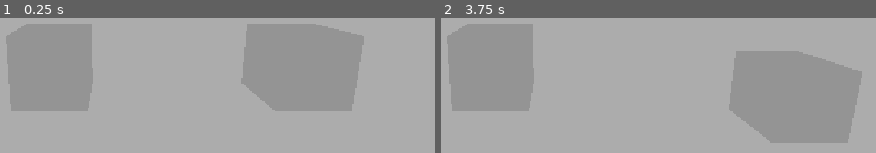
Above: before the commit, frames 1-2 (left to right).
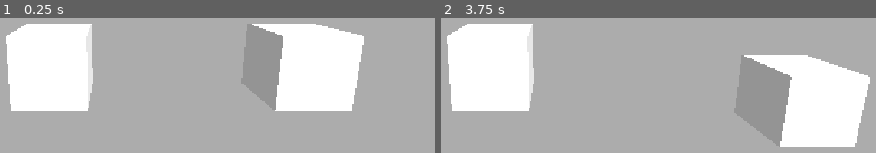
Above: after the commit, the same moments.

Repository: ariandres11/snap_game
Game: Godot game, scene res://Scenes/testing_scene.tscn
Two runs of this game, one before a commit and one after it. Both use one fixed random seed, a clock stepped at 60 frames per second and the inputs below.
Inputs (mouse positions are in pixels of both pictures, inside the frame that each line leads up to):
- Up to frame 1 (0.25 s): no input
- Up to frame 2 (3.75 s): tap Enter at 0.5, 2, 3.5 s; move the mouse to (outside the picture) at 0.52 s; click (outside the picture) at 0.67 s; tap Space at 1.25, 2.75 s; move the mouse to (outside the picture) at 1.27 s; click (outside the picture) at 1.42 s; move the mouse to (outside the picture) at 2.02 s; click (outside the picture) at 2.17 s; move the mouse to (514, 120) at 2.77 s; click (514, 120) at 2.92 s; move the mouse to (793, 97) at 3.52 s; click (793, 97) at 3.67 s

The runs differ from the first frame. In frame 1, 24% of the frame differs, in the area x 1-84%, y 4-69%; in frame 2, 24%, in the area x 1-99%, y 4-96%.

Commit message:
feat(pieza): arregladas colisiones

Diff:
--- a/Assets/Scripts/pieza.gd
+++ b/Assets/Scripts/pieza.gd
@@ -3,6 +3,9 @@
 
 @export var radio_snap: float = 3.0
 @export var velocidad: float = 25.0
+
+@onready var _rcs := $rcs
+@onready var _modelo := $default_cube
 
 var arrastrando = false
 var camara: Camera3D
@@ -12,6 +15,47 @@
 func _ready():
 	camara = get_viewport().get_camera_3d()
 	add_to_group("fichas")
+	var col1 = find_child("CollisionShape3D") as CollisionShape3D
+	col1.reparent(self)
+	var mesh_data := obtener_datos_convexo(col1)
+
+	# Crear los raycasts
+	for i in range(mesh_data.normales.size()):
+		print(mesh_data.normales[i])
+		var rc = RayCast3D.new()
+		rc.target_position = mesh_data.normales[i]
+		rc.position = mesh_data.centroides[i]
+		_rcs.add_child(rc)
+
+func obtener_datos_convexo(col: CollisionShape3D) -> Dictionary:
+	if not col or not col.shape is ConvexPolygonShape3D:
+		push_warning("El nodo no contiene un ConvexPolygonShape3D.")
+		return {}
+
+	var shape := col.shape as ConvexPolygonShape3D
+	var vertices_puros: PackedVector3Array = shape.points
+	var debug_mesh: ArrayMesh = shape.get_debug_mesh()
+	var caras: PackedVector3Array = debug_mesh.get_faces()
+	var normales: Array[Vector3] = []
+	var centroides: Array[Vector3] = []
+
+	for i in range(0, caras.size(), 3):
+		var v0 := caras[i]
+		var v1 := caras[i + 1]
+		var v2 := caras[i + 2]
+
+		var centroide := (v0 + v1 + v2) / 3.0
+
+		var normal := (v2 - v0).cross(v1 - v0).normalized()
+
+		centroides.append(centroide)
+		normales.append(normal)
+
+	return {
+		"vertices": vertices_puros,
+		"normales": normales,
+		"centroides": centroides
+	}
 
 func _unhandled_input(event: InputEvent):
 	if event is InputEventMouseButton and event.button_index == MOUSE_BUTTON_LEFT:
@@ -26,44 +70,22 @@
 				plano = Plane(Vector3.BACK, global_position)
 		elif arrastrando:
 			arrastrando = false
-			_snap()
+			global_position = _modelo.global_position
+			_modelo.position = Vector3.ZERO
 
 func _physics_process(delta):
 	if arrastrando:
 		var pos = plano.intersects_ray(camara.project_ray_origin(get_viewport().get_mouse_position()), camara.project_ray_normal(get_viewport().get_mouse_position()))
 		if pos:
 			pos.z = z_fijo
-			velocity = (pos - global_position) * velocidad
-			velocity.z = (z_fijo - global_position.z) / delta
-			move_and_slide()
-	else:
-		velocity = Vector3.ZERO
-		move_and_slide()
+			var move : Vector3 = (pos - global_position)
+			move.z = (z_fijo - global_position.z) / delta
 
-func _snap():
-	var otra = null
-	var min_d = INF
-	for f in get_tree().get_nodes_in_group("fichas"):
-		if f != self:
-			var d = global_position.distance_to(f.global_position)
-			if d < min_d: min_d = d; otra = f
-	if not otra or min_d > radio_snap: return
+			move_and_collide(move)
 
-	var dir = (global_position - otra.global_position)
-	dir.z = 0
-	if dir.length() == 0: return
-	dir = dir.normalized()
-
-	var c1 = find_child("CollisionShape3D") as CollisionShape3D
-	var c2 = otra.find_child("CollisionShape3D") as CollisionShape3D
-	if not c1 or not c2: return
-
-	global_position = otra.global_position + dir * (_radio(c1, dir) + _radio(c2, -dir))
-	global_position.z = z_fijo
-
-func _radio(col, dir) -> float:
-	var m = 0.0
-	for p in (col.shape as ConvexPolygonShape3D).points:
-		var pr = (col.global_transform * p - col.global_position).dot(dir)
-		if pr > m: m = pr
-	return m
+			for rc: RayCast3D in _rcs.get_children():
+				if rc.is_colliding():
+					var punto := rc.get_collision_point()
+					_modelo.position = punto - rc.global_position
+					return
+			_modelo.position = Vector3.ZERO
--- a/Scenes/pieza.tscn
+++ b/Scenes/pieza.tscn
@@ -6,4 +6,6 @@
 [node name="CharacterBody3D" type="CharacterBody3D" unique_id=1951652968]
 script = ExtResource("1_6yo0i")
 
-[node name="default_cube" parent="." unique_id=753227282 instance=ExtResource("2_6yo0i")]
+[node name="default_cube" parent="." unique_id=937569644 instance=ExtResource("2_6yo0i")]
+
+[node name="rcs" type="Node3D" parent="." unique_id=580672662]
--- a/Scenes/testing_scene.tscn
+++ b/Scenes/testing_scene.tscn
@@ -9,6 +9,10 @@
 
 [node name="TestingScene" type="Node3D" unique_id=280427229]
 
+[node name="DirectionalLight3D" type="DirectionalLight3D" parent="." unique_id=1489301161]
+transform = Transform3D(0.9903388, -0.12009102, 0.06933454, 2.7805946e-08, 0.49999994, 0.86602545, -0.1386691, -0.8576586, 0.4951693, 0, 0, 0)
+shadow_enabled = true
+
 [node name="WorldEnvironment" type="WorldEnvironment" parent="." unique_id=1670170823]
 environment = SubResource("Environment_6fj2g")
 
@@ -18,9 +22,10 @@
 far = 103.85
 
 [node name="OmniLight3D" type="OmniLight3D" parent="." unique_id=883699488]
-transform = Transform3D(1, 0, 0, 0, 1, 0, 0, 0, 1, -0.5972233, 0, -7.8393526)
+transform = Transform3D(1, 0, 0, 0, 1, 0, 0, 0, 1, -14.853527, 0, 10.250439)
+visible = false
 shadow_enabled = true
-omni_range = 4.02
+omni_range = 2000.0
 omni_attenuation = -6.647
 
 [node name="Label" type="Label" parent="." unique_id=310238947]
@@ -28,8 +33,6 @@
 offset_bottom = 23.0
 
 [node name="CharacterBody3D" parent="." unique_id=1951652968 instance=ExtResource("1_oq1i5")]
-radio_snap = 10.0
 
 [node name="CharacterBody3D2" parent="." unique_id=658691468 instance=ExtResource("1_oq1i5")]
 transform = Transform3D(1, 0, 0, 0, 1, 0, 0, 0, 1, 6.8801045, 0, 0)
-radio_snap = 10.0
--- a/project.godot
+++ b/project.godot
@@ -20,6 +20,10 @@
 window/stretch/mode="canvas_items"
 window/stretch/aspect="expand"
 
+[dotnet]
+
+project/assembly_name="snap"
+
 [physics]
 
 3d/physics_engine="Jolt Physics"
